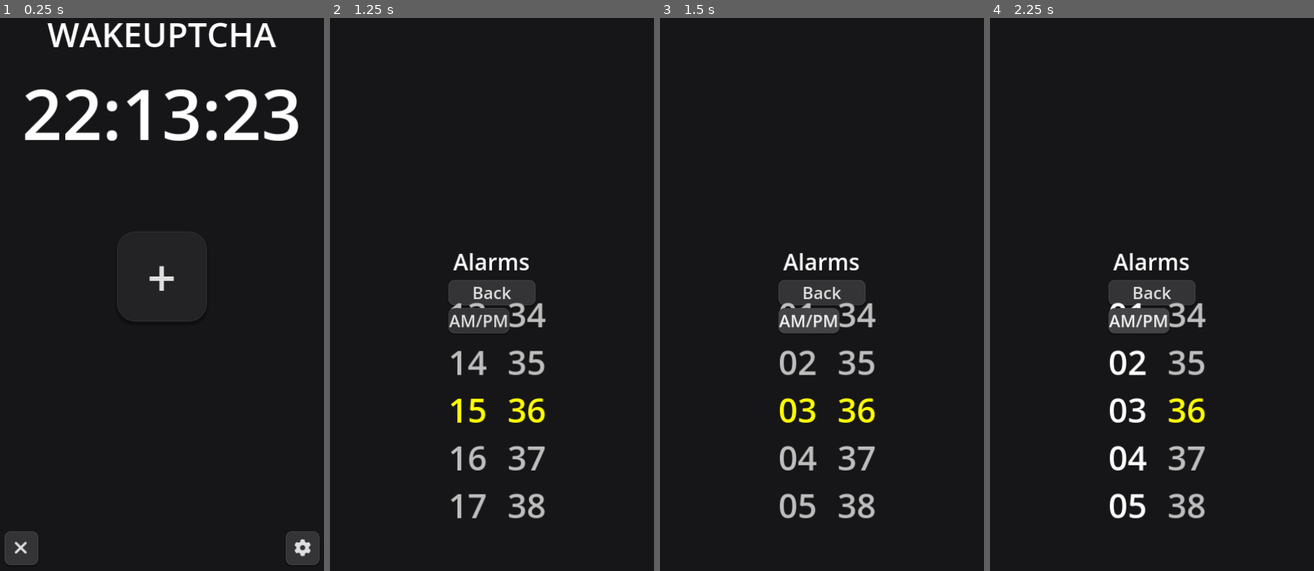
Above: before the commit, frames 1-4 (left to right).
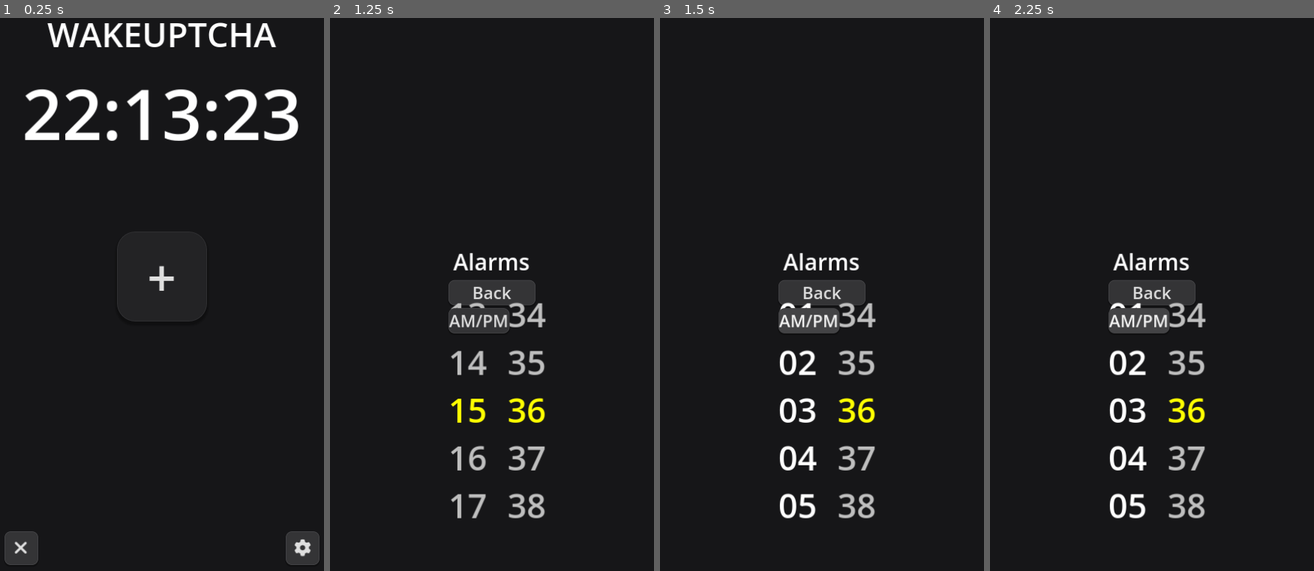
Above: after the commit, the same moments.

Repository: IrregularCelery/wakeuptcha
Game: Godot game, scene res://scenes/main.tscn
The game is run twice, just before and just after one commit, with the same random seed, the same clock (stepped at 60 frames per second) and the same inputs.
Inputs:
- Up to frame 1 (0.25 s): no input
- Up to frame 2 (1.25 s): click "+" at 0.5 s
- Up to frame 3 (1.5 s): click "AM/PM" at 1.25 s
- Up to frame 4 (2.25 s): click "AM/PM" at 2 s

Frames 1-2 are identical in both runs. In frame 3, 1.0% of the frame differs, in the area x 36-49%, y 51-91%; in frame 4, nothing differs.

Commit message:
Move `_update_items_style()` to `_process()` in `NumberWheel` widget

Diff:
--- a/widgets/number_wheel.tscn
+++ b/widgets/number_wheel.tscn
@@ -54,6 +54,8 @@
 		selected = index + items_start
 
 		changed.emit(selected)
+
+		_update_items_style()
 
 
 func _gui_input(event: InputEvent) -> void:
@@ -143,17 +145,15 @@
 
 func _add_dummy_item() -> Control:
 	var dummy := Control.new()
+
 	dummies.push_back(dummy)
 
 	container.add_child(dummy)
-
 
 	return dummy
 
 
 func _snap_to_nearest():
-	_update_items_style()
-
 	tween = create_tween()
 	tween.set_trans(Tween.TRANS_CUBIC)
 	tween.set_ease(Tween.EASE_OUT)
